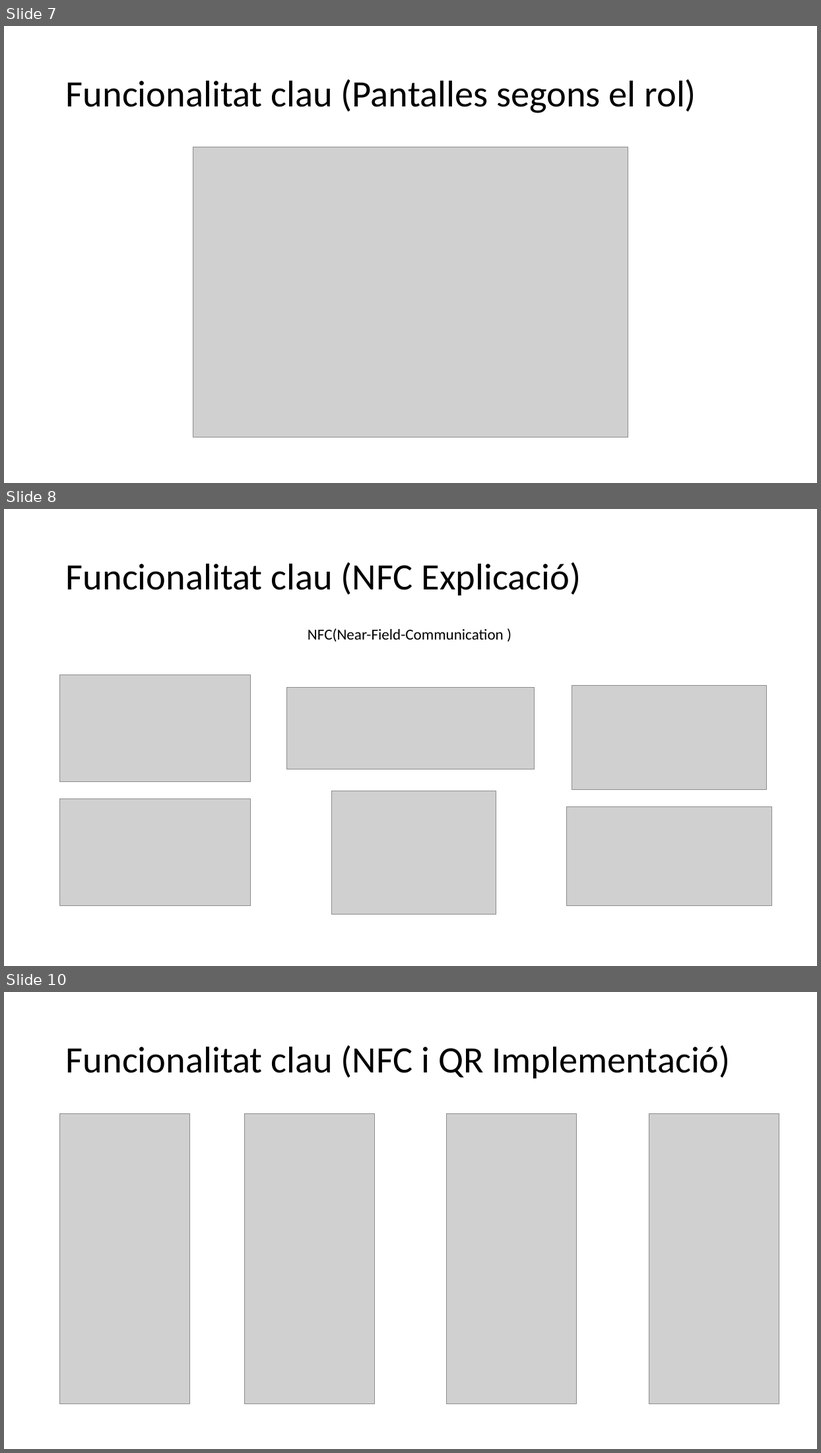
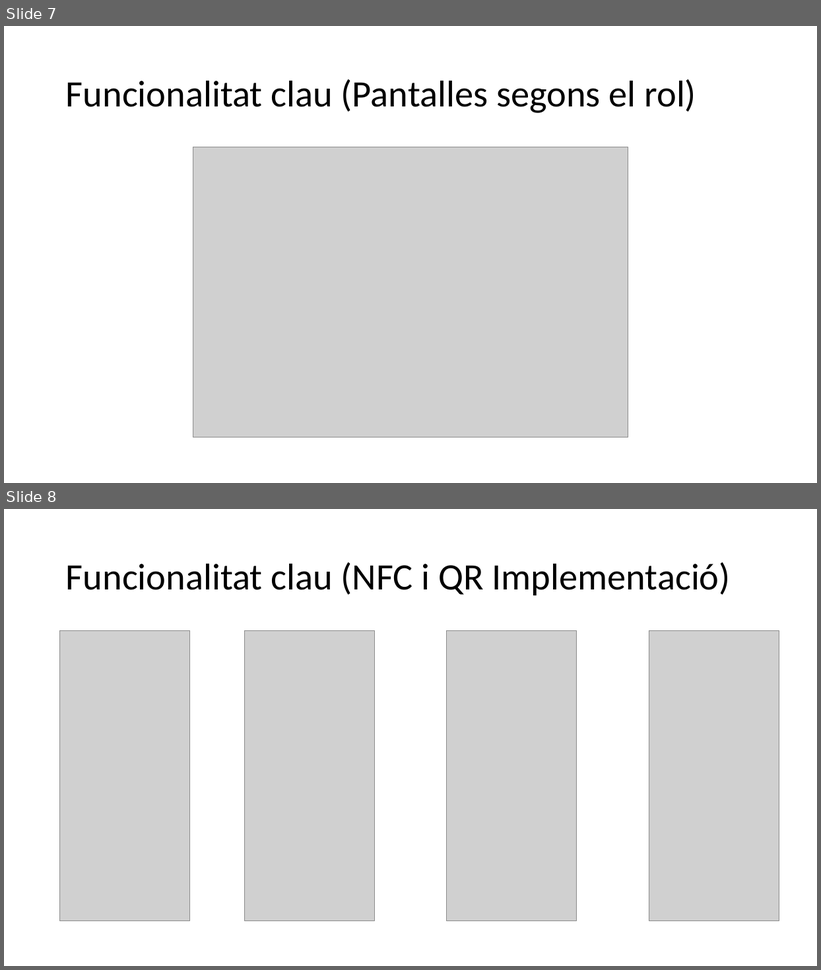
Before and after one commit to JoelFusterBosch/Projecte_Final_DAM_Gestio-_d_una_falla, a slide deck: Presentació/Gestió d’una falla.pptx. Shown one above the other, each under a label of ours: slides 7, 8 and 10 before the commit, slides 7 and 8 after it; the slides between them are not shown. The pictures are 821x1453 and 821x970 pixels, drawn with LibreOffice and Linux fonts; fonts in the diff are those of the drawing; grey boxes stand for pictures. Boxes give left, top, right and bottom in pixels: in the first picture for what was removed or moved away, otherwise in the second. Text is boxed around its words. In the diff, an @@ line names an element or a change of style, - is before the commit and + after.

```diff
--- a/Presentació/Gestió d’una falla.pptx
+++ b/Presentació/Gestió d’una falla.pptx
@@ slide 8 removed at (x1=4, y1=509, x2=817, y2=966), background #FFFFFF @@
@@ title removed at (x1=66, y1=562, x2=582, y2=595) @@
-Funcionalitat clau (NFC Explicació)
@@ text removed at (x1=308, y1=628, x2=504, y2=642) @@
-NFC(Near-Field-Communication )
@@ picture removed at (x1=60, y1=675, x2=250, y2=782) @@
@@ picture removed at (x1=572, y1=685, x2=767, y2=790) @@
@@ picture removed at (x1=287, y1=688, x2=534, y2=770) @@
@@ picture removed at (x1=60, y1=799, x2=250, y2=906) @@
@@ picture removed at (x1=331, y1=791, x2=496, y2=914) @@
@@ picture removed at (x1=567, y1=807, x2=772, y2=906) @@
@@ what was slide 10 is now slide 8 @@
```
Also in this commit, not shown: 2 slides changed, 1 slide added, 3 other slides removed, 27 other files.
